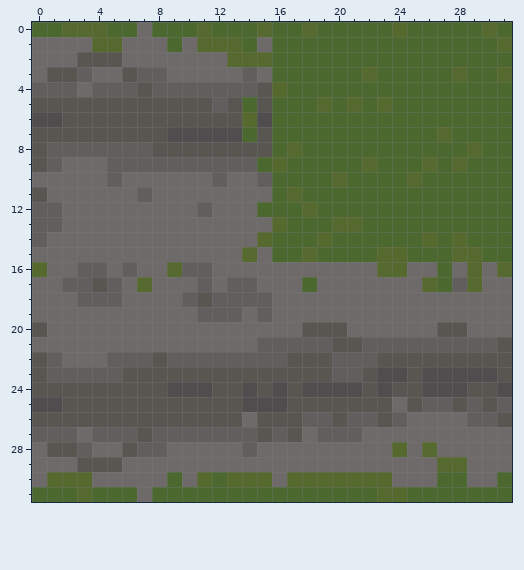
Two versions of one pixel-art file, assets/road-corner-ws.ase. The picture above was drawn from the file before the commit.
32x32 pixels, 1 frame. Colours within 5 levels of each other are drawn and written as one.
And afterwards:
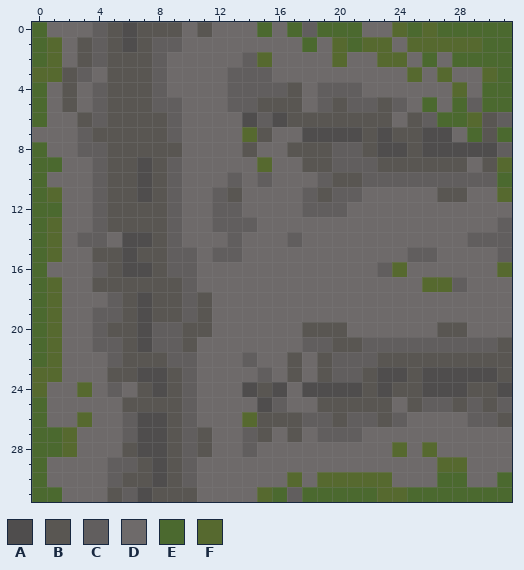
Palette (. is transparent): A #4f4d4d  B #595652  C #615e5e  D #6e6a6a  E #4b692f  F #56692f
The commit says: Redesign road corners: full-width road with carved outer grass arc (fixes half-tile ledge at bends)
The edit:
Changed rows in their new state; - is an unchanged pixel.
first column x 0:
 0 -DDDCBABBBDBDDDED-C---DD--F---E-
 1 EF-BCBABCC-DDDD-DD-DF-FFDFFFFF-E
 2 EF--C-BBC----DC-DDDDFDDFFD-D----
 3 FF---B-B-----C-CDDDDDDDDDFDFDDFE
 4 EDB--BB--DDDD--CCBDCCCDDDDDDFD--
 5 ED-DC---CCDDDCC-BBDCBCCBCD-D-C--
 6 EDD-C----CDDDDACABBBBBBBDBC--FBC
 7 DDDC-----CDDDDF-DDAAAABABBAAD-B-
 8 EDD--BBB--DDDD-DDBBBCCBAABAAAAAC
 9 EE--CBBAB-DDDDDFDDBBCCCBBBBBBDBF
10 E---CBBABC--DC--DDDCBBCCCCCCCCC-
11 EF--CBBABC--CB--DDCBCCDDDDDBBDDF
12 EE--CBBBBC-DCC-DDDCCCDDDDDDDDDDD
13 EF--CBBBBC--CCC-DDDDDDDDDDDDDDDC
14 EF-CC-AABC---C-DDCDDDDDDDDDDDCCC
15 EF--BBABBCC-CCD-DDDDDDDDDCCDDDDC
16 E--D-BAABC-D-----------C---D-D--
17 EFDD-BBBBBCD-DD---D--------F-D--
18 EF-DD-BABB--DDDD----------------
19 EF--CCBABBCBDD-D----------------
20 EF--CBBACCBB--------------------
21 EF--CCBACCB----DDD--------------
22 EF----BB---DDD-DD-D-------------
23 FFDDDB-AA-CDDDDCD-D-------------
24 FDDFDCD-ABCDDD---D--------------
25 EDDDDD----CDDDD-CDD-------------
26 EDDFDDCAA-CDDDF-----------------
27 EEF-DD-AAB-BDD--D---------------
28 EEFD---AABCB--------------------
29 E--DDCCBABC---------------------
30 EDDD-CBBABCDDDDD--D-------------
31 --DDDBCABBBDDDDF-C--------------
Pixel boxes of the changes (left, top, right, bottom) in both pictures:
changed: (32, 22, 512, 502)
